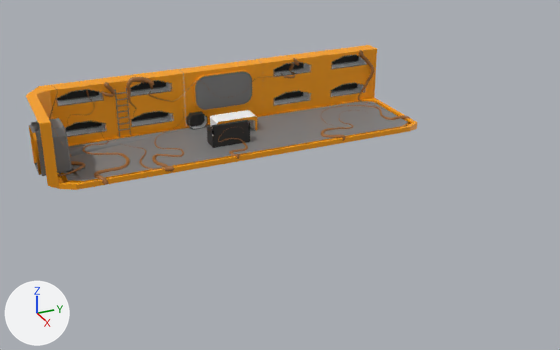
The FBX model GBP/Assets/Source/Models/Rooms/мостик/CabinCompany.fbx as it was, and as the next commit left it.
Before and after are seen from a 50 mm camera at (24.3, -10.69, 10.97) aimed at (2.83, -1.02, 0.24). The axes (+X, +Y, +Z) are drawn at lower left. The lights are the same throughout. Where no turn or scale is listed for an object, it has been applied to the vertices.
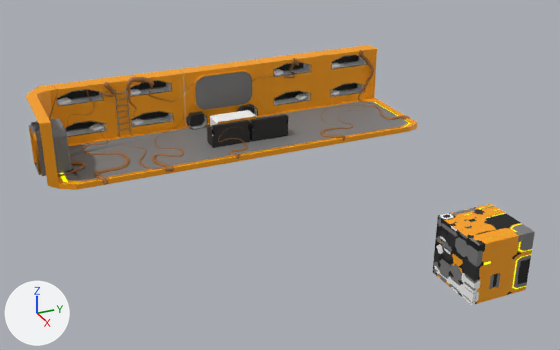
Boxes [x1, y1, x2, y2] around the edits, measured in the pictures (560 x 350 px):
'Plane', surface changed
    both: [56, 98, 414, 186]
'Cube', added
    after: [433, 204, 535, 305]
'Cube.001', added
    after: [248, 114, 288, 141]
'Circle.004', added
    after: [237, 104, 258, 116]
'Cube.010', added
    after: [58, 97, 72, 105]
'Cube.011', added
    after: [90, 123, 104, 131]
'Cube.009', added
    after: [132, 119, 144, 125]
'Cube.015', added
    after: [295, 94, 307, 100]
'Cube.008', added
    after: [131, 89, 141, 95]
'Cube.014', added
    after: [274, 69, 284, 76]
'Cube.013', now drawn
    after: [331, 90, 340, 95]
'Cube.012', now drawn
    after: [332, 63, 341, 68]

Edits to the bpy script that builds the scene:
```text
Change mat_material:
    where n0 = _N.new('ShaderNodeBsdfPrincipled'); n0.name = 'Principled BSDF'
    add n0.inputs[1].default_value = 0.0273  # 'Metallic'
    add n0.inputs[2].default_value = 0.509  # 'Roughness'
    where n2 = _N.new('ShaderNodeTexImage'); n2.name = 'Image Texture'
    remove _L.new(n2.outputs[1], n0.inputs[4])  # 'Alpha' to 'Alpha'
Add me_mesh_006:
    me_mesh_006.from_pydata(...)  # 58 vertices, 56 faces; spans x -0.162..0.16, y -0.252..0.252, z -0.077..0.077
    me_mesh_006.materials.append(mat_material)
Add me_mesh_009:
    me_mesh_009.from_pydata(...)  # 58 vertices, 56 faces; spans x -0.211..0.204, y -0.272..0.269, z -0.087..0.088
    me_mesh_009.materials.append(mat_material)
Add me_cube_001:
    me_cube_001.from_pydata(...)  # a box spanning x -1.0..1.0, y -1.0..1.0, z -1.0..1.0
    me_cube_001.materials.append(mat_material)
Add me_mesh_007:
    me_mesh_007.from_pydata(...)  # 58 vertices, 56 faces; spans x -0.213..0.205, y -0.272..0.269, z -0.077..0.077
    me_mesh_007.materials.append(mat_material)
Add me_circle_001_1:
    me_circle_001_1.from_pydata(...)  # 32 vertices, 26 faces; spans x -0.098..0.182, y -0.249..0.517, z -0.294..0.294
    me_circle_001_1.materials.append(mat_material)
Add ob_cube_008:
    ob_cube_008 = bpy.data.objects.new('Cube.008', me_mesh_006)
    ob_cube_008.location = (-3.14, -4.28, 1.76)
Add ob_cube_011:
    ob_cube_011 = bpy.data.objects.new('Cube.011', me_mesh_009)
    ob_cube_011.location = (-3.14, -5.8, 0.6)
Add ob_cube:
    ob_cube = bpy.data.objects.new('Cube', me_cube_001)
    ob_cube.location = (8.15, 3.28, -0.94)
Add ob_cube_014:
    ob_cube_014 = bpy.data.objects.new('Cube.014', me_mesh_009.copy())
    ob_cube_014.location = (-3.14, 1.57, 1.78)
Add ob_cube_009:
    ob_cube_009 = bpy.data.objects.new('Cube.009', me_mesh_007)
    ob_cube_009.location = (-3.14, -4.26, 0.57)
Add ob_cube_001:
    ob_cube_001 = bpy.data.objects.new('Cube.001', me_cube_004.copy())  # the mesh of ob_cube_004
    ob_cube_001.location = (-0.71, 0.03, 0.43)
Add ob_circle_004:
    ob_circle_004 = bpy.data.objects.new('Circle.004', me_circle_001_1)
    ob_circle_004.location = (-2.66, -0.11, 0.48)
Add ob_cube_015:
    ob_cube_015 = bpy.data.objects.new('Cube.015', me_mesh_009.copy())
    ob_cube_015.location = (-3.14, 2.61, 0.61)
Add ob_cube_010:
    ob_cube_010 = bpy.data.objects.new('Cube.010', me_mesh_009.copy())
    ob_cube_010.location = (-3.14, -6.84, 1.77)
```
